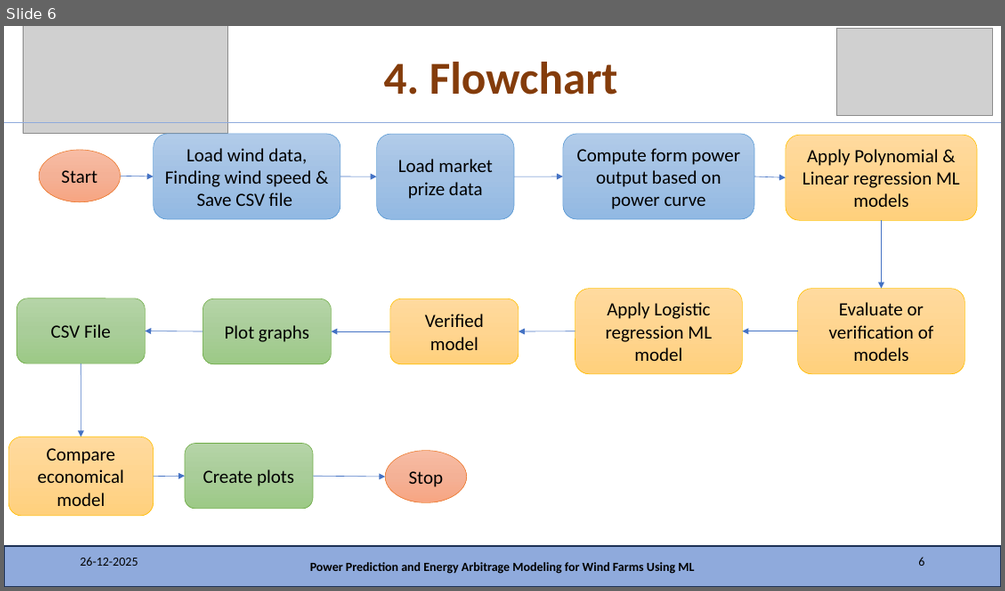
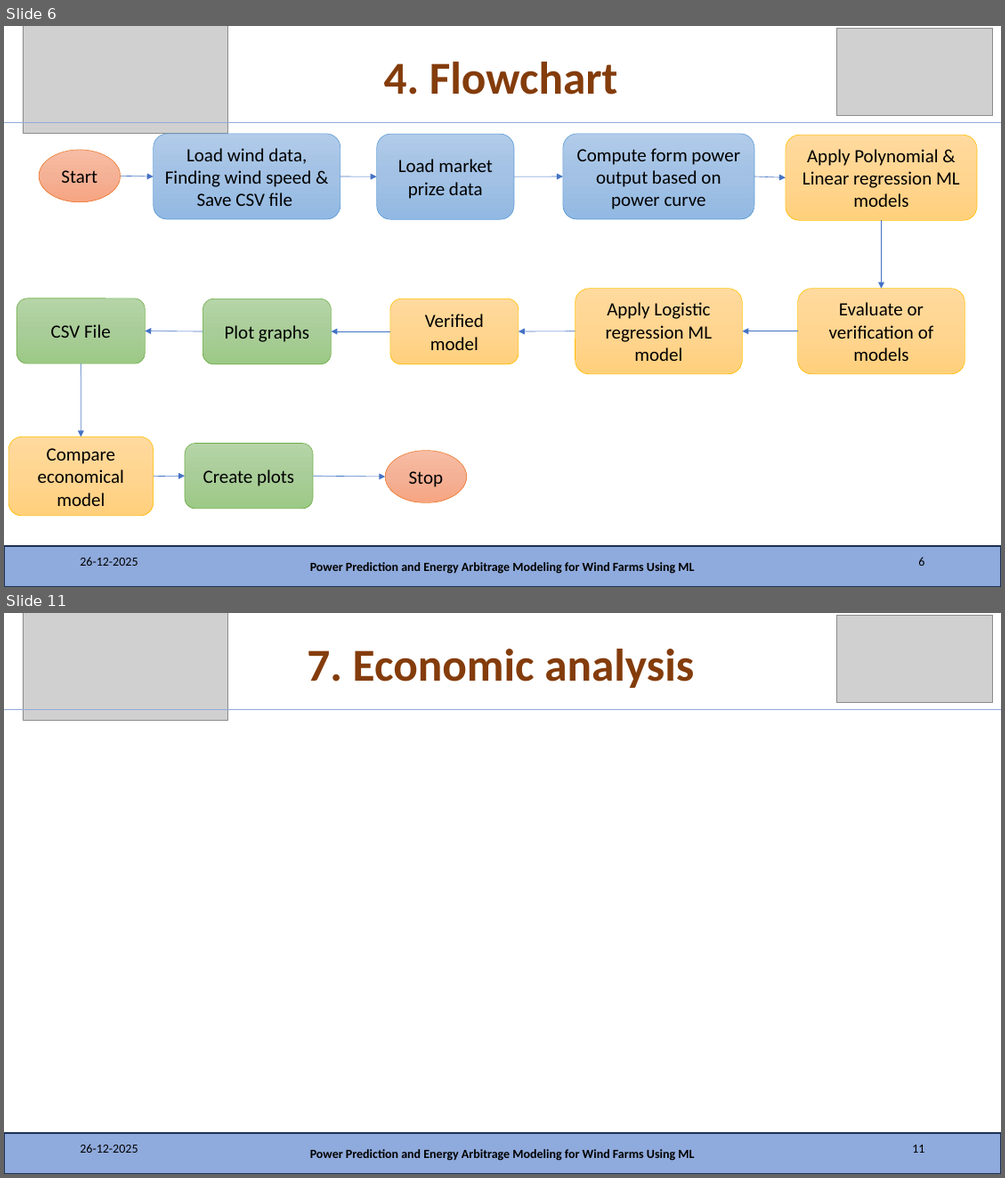
Before and after one commit to MadhaveshG/wind-h2-arbitrage, a slide deck: Presentation/Presentation_06_01_2026.pptx. Shown one above the other, each under a label of ours: slide 6 before the commit, slides 6 and 11 after it; the slides between them are not shown. The pictures are 1005x591 and 1005x1178 pixels, drawn with LibreOffice and Linux fonts; fonts in the diff are those of the drawing; grey boxes stand for pictures. Boxes give left, top, right and bottom in pixels: in the first picture for what was removed or moved away, otherwise in the second. Text is boxed around its words. In the diff, an @@ line names an element or a change of style, - is before the commit and + after.

```diff
--- a/Presentation/Presentation_06_01_2026.pptx
+++ b/Presentation/Presentation_06_01_2026.pptx
@@ slide 11 added at (4, 613, 1001, 1174), background #FFFFFF @@
@@ picture added at (23, 613, 228, 720) @@
@@ picture added at (836, 616, 992, 702) @@
@@ title added at (307, 649, 694, 688), 44 pt, text #843C0B, bold @@
+7. Economic analysis
@@ line added from (4, 709) to (1001, 709), #8FAADC 0.5 pt @@
@@ rectangle added at (4, 1133, 1001, 1174), fill #8FAADC, outline #1E3256 1 pt @@
@@ text added at (80, 1143, 138, 1152), 12 pt, text #000000 @@
+26-12-2025
@@ page number added at (912, 1144, 924, 1152), 12 pt, text #000000 @@
+11
@@ text added at (310, 1149, 694, 1160), 12 pt, text #000000, bold @@
+Power Prediction and Energy Arbitrage Modeling for Wind Farms Using ML
```
Also in this commit, not shown: 7 slides changed, 6 other slides added, 1 other file.
